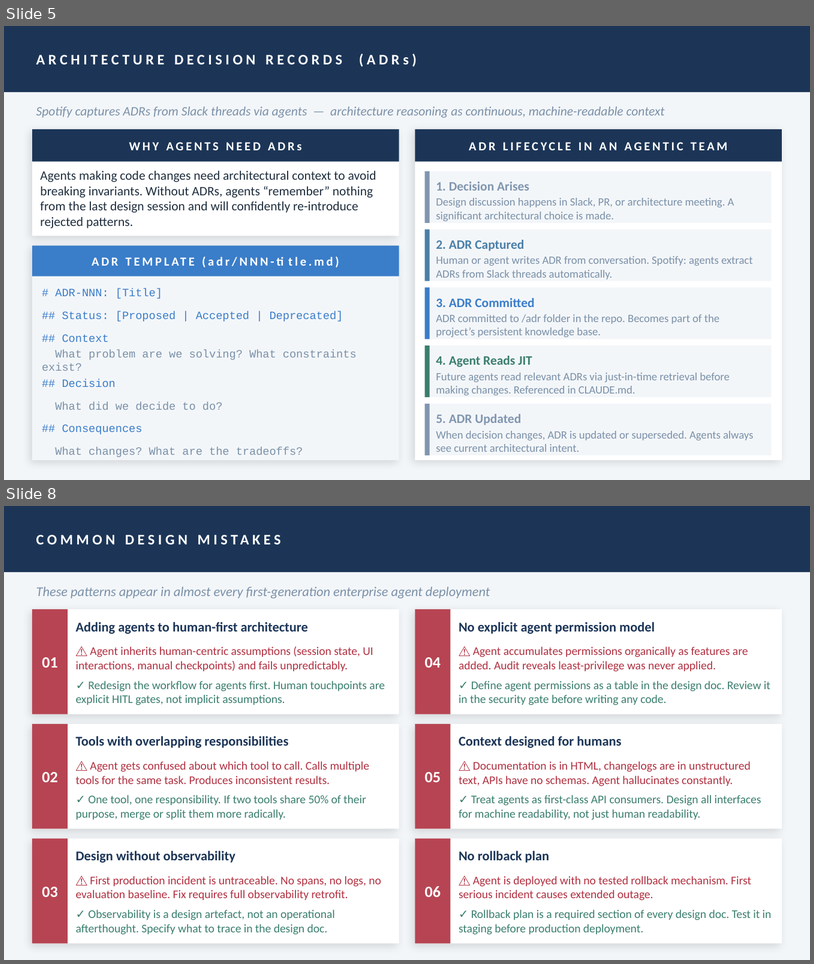
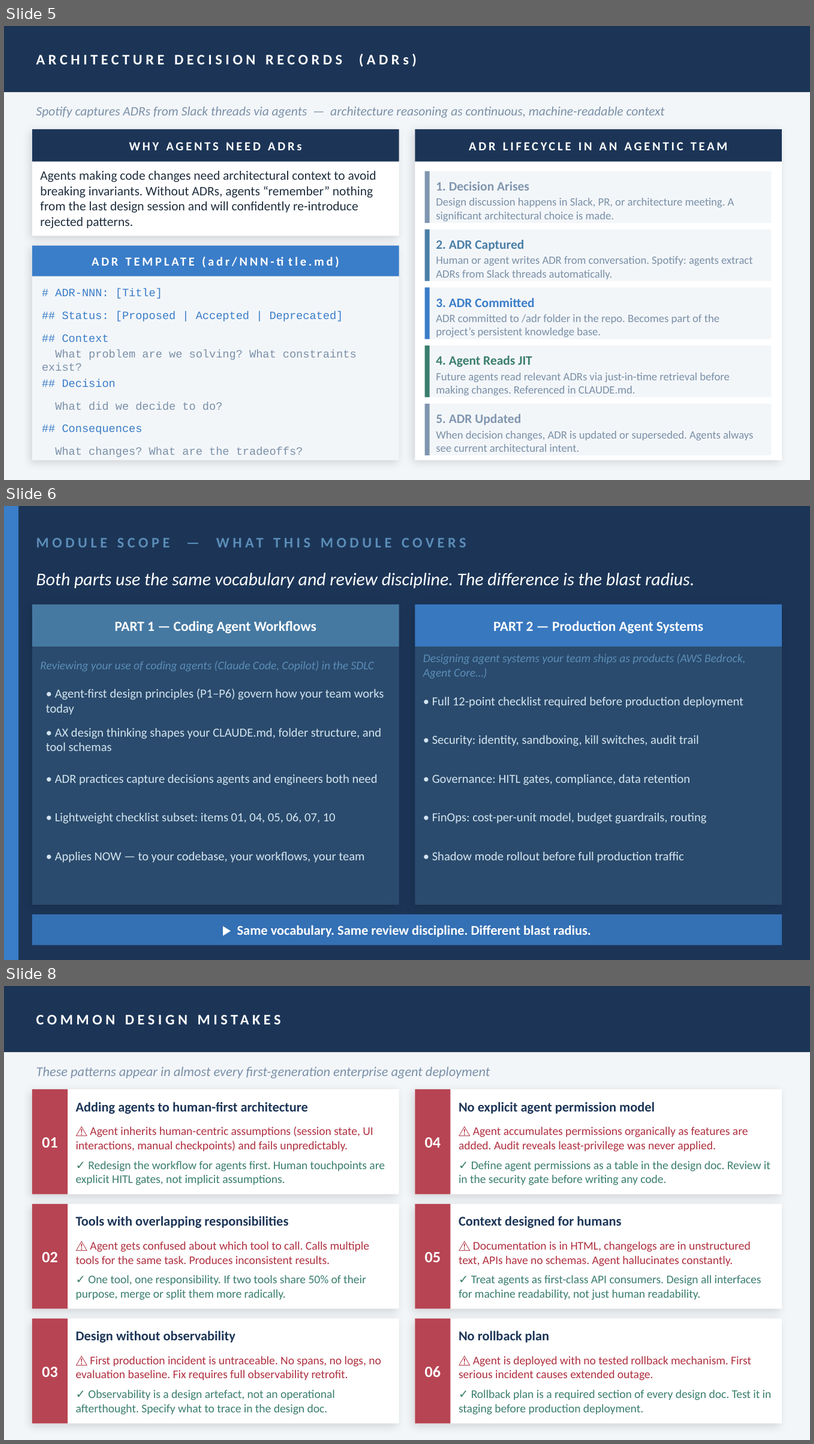
Before and after one commit to stainedhead/agentic-dev-training, a slide deck: slides/Module_10_Design_Reviews.pptx. Shown one above the other, each under a label of ours: slides 5 and 8 before the commit, slides 5, 6 and 8 after it; the slides between them are not shown. The pictures are 814x964 and 814x1444 pixels, drawn with LibreOffice and Linux fonts; fonts in the diff are those of the drawing. Boxes give left, top, right and bottom in pixels: in the first picture for what was removed or moved away, otherwise in the second. Text is boxed around its words. In the diff, an @@ line names an element or a change of style, - is before the commit and + after.

```diff
--- a/slides/Module_10_Design_Reviews.pptx
+++ b/slides/Module_10_Design_Reviews.pptx
@@ slide 6 added at box(4, 506, 810, 960), background #1C3557 @@
@@ rectangle added at box(4, 506, 18, 959), fill #3A7DC9 @@
@@ text added at box(36, 538, 170, 547), 13 pt, text #5B8DB8, bold @@
+MODULE SCOPE — WHAT THIS MODULE COVERS
@@ text added at box(36, 573, 695, 588), 16 pt, text #FFFFFF, italic @@
+Both parts use the same vocabulary and review discipline. The difference is the blast radius.
@@ rectangle added at box(32, 604, 399, 904), fill #2E5073 at 85% opacity @@
@@ rectangle added at box(32, 604, 399, 646), fill #4A7FA8 at 90% opacity @@
@@ rectangle added at box(415, 604, 782, 904), fill #2E5073 at 85% opacity @@
@@ rectangle added at box(415, 604, 782, 646), fill #3A7DC9 at 90% opacity @@
@@ text added at box(115, 621, 317, 633), 12.5 pt, text #FFFFFF, bold @@
+PART 1 — Coding Agent Workflows
@@ text added at box(494, 621, 704, 633), 12.5 pt, text #FFFFFF, bold @@
+PART 2 — Production Agent Systems
@@ text added at box(40, 661, 375, 671), 10.5 pt, text #5B8DB8, italic @@
+Reviewing your use of coding agents (Claude Code, Copilot) in the SDLC
@@ text added at box(423, 654, 746, 678), 10.5 pt, text #5B8DB8, italic @@
+Designing agent systems your team ships as products (AWS Bedrock, Agent Core…)
@@ text added at box(46, 688, 384, 715), 11 pt, text #D4E4F0 @@
+• Agent-first design principles (P1–P6) govern how your team works today
@@ text added at box(432, 696, 744, 708), 11 pt, text #D4E4F0 @@
+• Full 12-point checklist required before production deployment
@@ text added at box(46, 727, 381, 751), 11 pt, text #D4E4F0 @@
+• AX design thinking shapes your CLAUDE.md, folder structure, and tool schemas
@@ text added at box(432, 735, 699, 746), 11 pt, text #D4E4F0 @@
+• Security: identity, sandboxing, kill switches, audit trail
@@ text added at box(55, 774, 378, 785), 11 pt, text #D4E4F0 @@
+• ADR practices capture decisions agents and engineers both need
@@ text added at box(432, 774, 691, 785), 11 pt, text #D4E4F0 @@
+• Governance: HITL gates, compliance, data retention
@@ text added at box(55, 812, 336, 823), 11 pt, text #D4E4F0 @@
+• Lightweight checklist subset: items 01, 04, 05, 06, 07, 10
@@ text added at box(432, 812, 707, 823), 11 pt, text #D4E4F0 @@
+• FinOps: cost-per-unit model, budget guardrails, routing
@@ text added at box(55, 851, 365, 862), 11 pt, text #D4E4F0 @@
+• Applies NOW — to your codebase, your workflows, your team
@@ text added at box(432, 851, 684, 862), 11 pt, text #D4E4F0 @@
+• Shadow mode rollout before full production traffic
@@ rectangle added at box(32, 914, 782, 945), fill #3A7DC9 at 82% opacity @@
@@ text added at box(237, 925, 591, 937), 12 pt, text #FFFFFF, bold @@
+▶ Same vocabulary. Same review discipline. Different blast radius.
```
Also in this commit, not shown: 1 slide changed, 1 other slide added, 2 slides removed, 15 other files.
